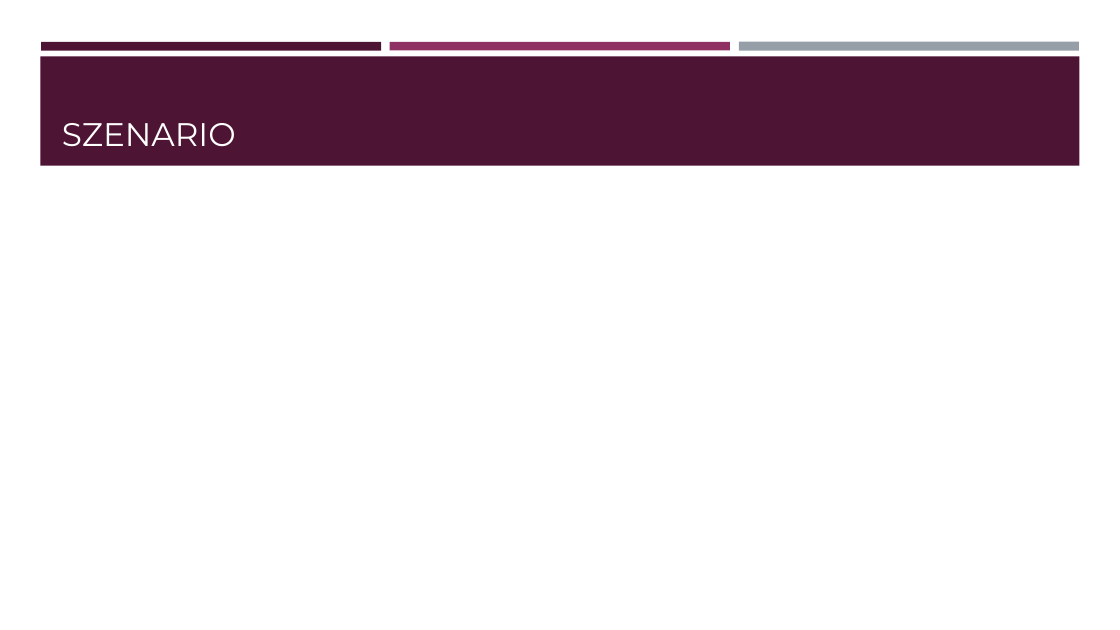
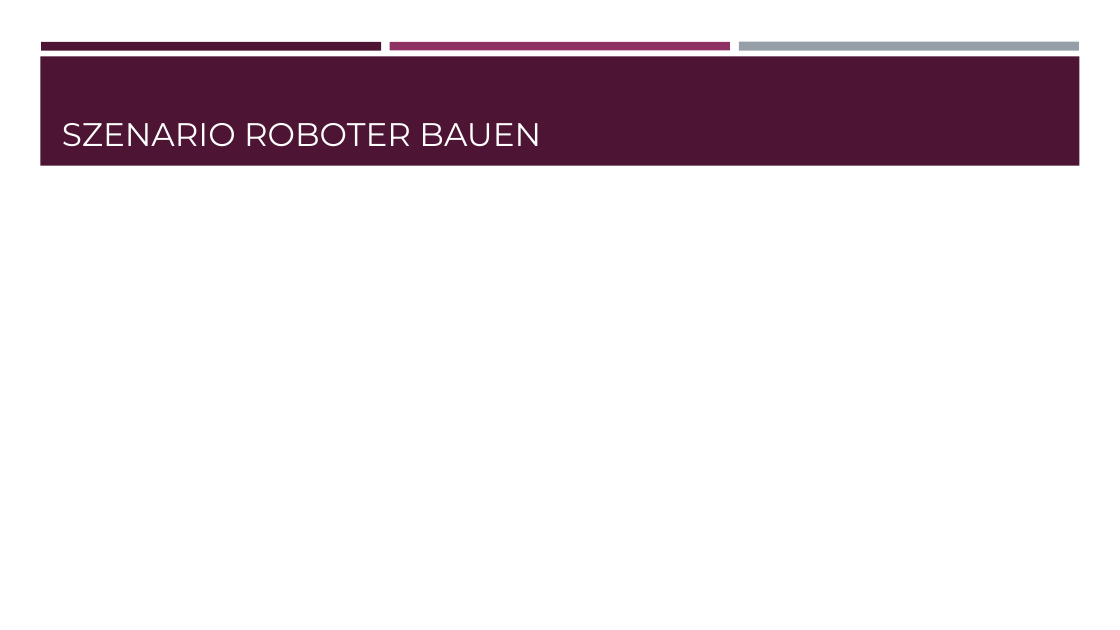
Before and after one commit to YoonieP/BachelorStudyProject, a slide deck: slide 6 of Pitch/PitchPräsi.pptx (slide 8 before the commit). Drawn at 1120x630 pixels with LibreOffice and Linux fonts; fonts in the diff are those of the drawing. Boxes give left, top, right and bottom in pixels: in the first picture for what was removed or moved away, otherwise in the second. Text is boxed around its words. In the diff, an @@ line names an element or a change of style, - is before the commit and + after.

```diff
--- a/Pitch/PitchPräsi.pptx
+++ b/Pitch/PitchPräsi.pptx
@@ title at bbox=[62, 123, 541, 147]: text changed @@
-SZENARIO
+SZENARIO ROBOTER BAUEN
```
Also in this commit, not shown: 1 other slide changed, 6 slides added, 7 other files.
